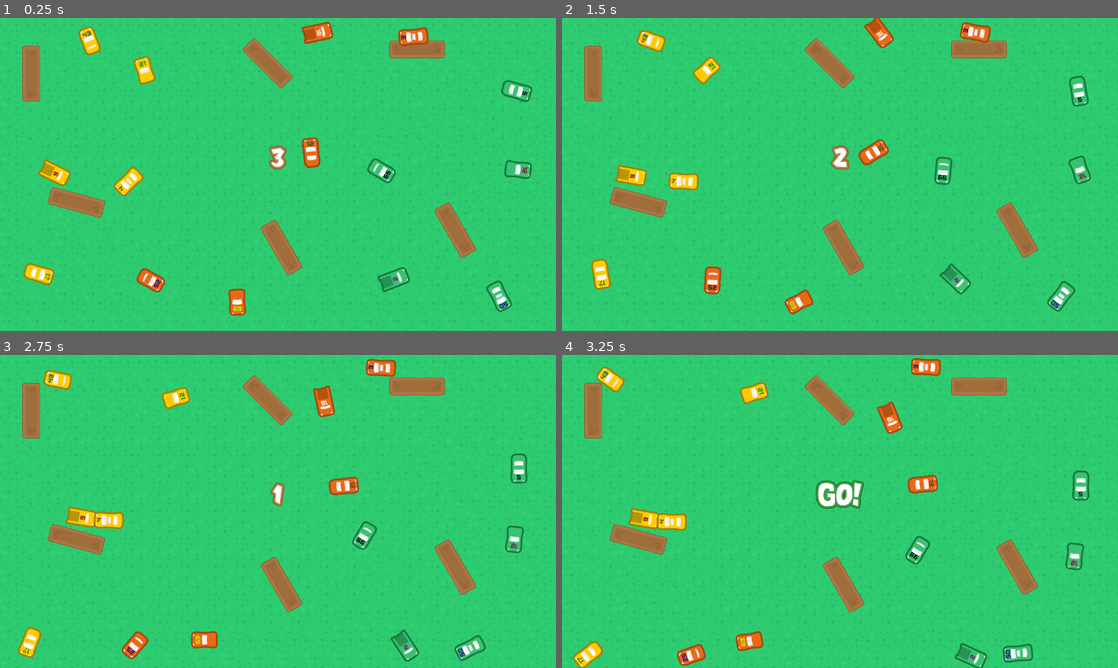
Above: before the commit, frames 1-4 (two rows, left to right).
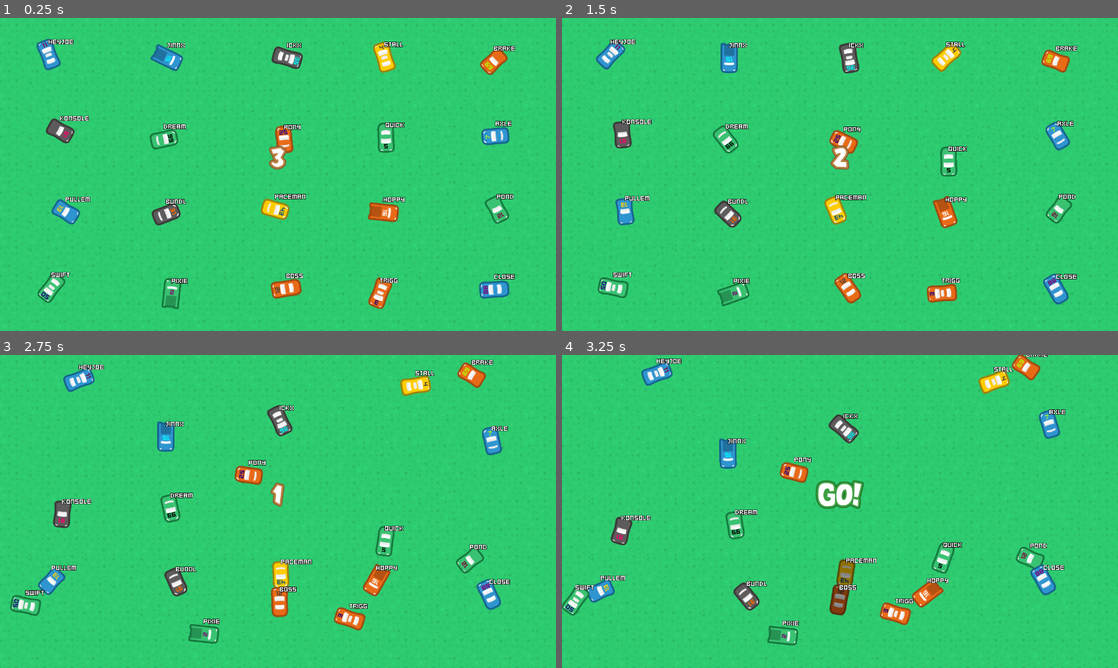
Above: after the commit, the same moments.

Repository: jawadhoot/knockoffmania
Game: Godot game, scene res://Arena.tscn
Same seed, same stepped clock (60 frames per second), same inputs: the game is played once before the commit and once after it.
Inputs:
- Up to frame 1 (0.25 s): no input
- Up to frame 2 (1.5 s): tap Enter at 0.5 s; tap Space (ui_select) at 0.77 s
- Up to frame 3 (2.75 s): tap Space (ui_select) at 1.52 s
- Up to frame 4 (3.25 s): tap Space (ui_select) at 3.02 s

The runs differ from the first frame. In frame 1, 13% of the frame differs, in the area x 4-96%, y 1-96%; in frame 2, 12%; in frame 3, 12%; in frame 4, 12%.

Commit message:
add screens

Diff:
--- a/Arena.gd
+++ b/Arena.gd
@@ -13,7 +13,8 @@
 	var Blob = load("res://Blob.tscn")
 	for i in range(Global.grid.size()):
 		var blob:RigidBody2D = Blob.instance()
-		blob.id = i
+		blob.id = Global.ids[i]
+		blob.label = Global.names[blob.id]
 		var grid = Global.grid[i]
 		blob.position = Vector2(rng.randi_range(grid[0],grid[1]),rng.randi_range(grid[2],grid[3]))
 		blob.rotation_degrees = rng.randi_range(-180,180)
--- a/Arena.tscn
+++ b/Arena.tscn
@@ -110,20 +110,22 @@
 "values": [ true, false, true, false, true, false, true, false ]
 }
 
-[sub_resource type="RectangleShape2D" id=4]
+[sub_resource type="RectangleShape2D" id=6]
 extents = Vector2( 640, 10 )
 
-[sub_resource type="RectangleShape2D" id=5]
+[sub_resource type="RectangleShape2D" id=7]
 extents = Vector2( 10, 380 )
 
 [node name="Arena" type="Node2D"]
 pause_mode = 2
 script = ExtResource( 2 )
+__meta__ = {
+"_edit_lock_": true
+}
 
 [node name="CanvasLayer" type="CanvasLayer" parent="."]
 
 [node name="Label" type="Label" parent="CanvasLayer"]
-visible = false
 margin_left = 232.0
 margin_right = 1054.0
 margin_bottom = 172.0
@@ -167,27 +169,33 @@
 tile_data = PoolIntArray( -1, 0, 0, -65536, 0, 1, -65535, 0, 1, -65534, 0, 1, -65533, 0, 1, -65532, 0, 1, -65531, 0, 1, …(6059 unchanged characters)…
 
 [node name="Block" parent="." instance=ExtResource( 1 )]
-position = Vector2( 72, 128 )
+visible = false
+position = Vector2( 316, 288 )
 rotation = -1.57079
 
 [node name="Block2" parent="." instance=ExtResource( 1 )]
-position = Vector2( 616, 104 )
+visible = false
+position = Vector2( 640, 218 )
 rotation = -5.49778
 
 [node name="Block3" parent="." instance=ExtResource( 1 )]
-position = Vector2( 1048, 488 )
+visible = false
+position = Vector2( 1012, 458 )
 rotation = -2.09439
 
 [node name="Block4" parent="." instance=ExtResource( 1 )]
-position = Vector2( 648, 528 )
+visible = false
+position = Vector2( 695, 466 )
 rotation = -2.09439
 
 [node name="Block5" parent="." instance=ExtResource( 1 )]
-position = Vector2( 176, 424 )
+visible = false
+position = Vector2( 232, 480 )
 rotation = 0.261799
 
 [node name="Block6" parent="." instance=ExtResource( 1 )]
-position = Vector2( 960, 72 )
+visible = false
+position = Vector2( 964, 232 )
 rotation = -3.14159
 
 [node name="YSort" type="YSort" parent="."]
--- a/Blob.gd
+++ b/Blob.gd
@@ -1,7 +1,9 @@
 extends RigidBody2D
 
 export(int) var id = 1
-export(int, 80, 100, 4) var health_points:int = 97
+export(String) var label = "Diver"
+
+export(int, 80, 100, 4) var health_points:int = 8
 export(int, 30, 40) var linear_speed = 80
 export(int, 60, 90) var angular_speed = 90
 
@@ -33,6 +35,8 @@
 var rng = RandomNumberGenerator.new()
 func _ready():
 	$Sprite.frame = id
+	$CanvasLayer/Label.text = label
+	$CanvasLayer/Label.set_position(position + Vector2(0,-40))
 	rng.randomize()
 	pass
 
@@ -41,11 +45,9 @@
 
 func _physics_process(delta):
 	state = get_next_step()
+	$CanvasLayer/Label.set_position(position + Vector2(0,-40))
 	#$AnimationPlayer.stop()
 	match(state):
-		DEAD:
-			pass
-
 		LOOK:
 			time_looking += delta
 			rotation_degrees += dir * angular_speed * delta
@@ -55,7 +57,7 @@
 		ATTACK:
 			$AnimationPlayer.play("attack")
 		DEAD:
-			set_process(false)
+			pass
 	pass
 
 func get_stats():
@@ -72,11 +74,9 @@
 	return dict
 
 func get_next_step():
-	cast_rays()
-
 	if state == DEAD:
 		return DEAD
-
+	cast_rays()
 	if enemyinrange:
 		return ATTACK
 
@@ -154,14 +154,6 @@
 			pass
 			#wallinsight = true
 
-	var areas = $HitBox.get_overlapping_areas()
-	for area in areas:
-		if area.name == "Weapon":
-			health_points -= 1
-			if health_points < 0:
-				queue_free()
-			break
-
 	var bodies = $Sense.get_overlapping_bodies()
 	for body in bodies:
 		if body != self:
@@ -170,3 +162,14 @@
 			else:
 				dir = -1
 			underattack = true
+
+
+func _on_Timer_timeout():
+	var areas = $HitBox.get_overlapping_areas()
+	for area in areas:
+		if area.name == "Weapon":
+			$AnimationPlayer.play("hurt")
+			health_points -= 1
+			if health_points <= 1:
+				queue_free()
+			break
--- a/Blob.tscn
+++ b/Blob.tscn
@@ -1,7 +1,8 @@
-[gd_scene load_steps=8 format=2]
+[gd_scene load_steps=12 format=2]
 
 [ext_resource path="res://assets/blobs.png" type="Texture" id=1]
 [ext_resource path="res://Blob.gd" type="Script" id=2]
+[ext_resource path="res://assets/Kenney Mini Square.ttf" type="DynamicFontData" id=3]
 
 [sub_resource type="PhysicsMaterial" id=1]
 friction = 0.0
@@ -9,6 +10,37 @@
 [sub_resource type="CapsuleShape2D" id=2]
 radius = 16.0
 height = 32.0
+
+[sub_resource type="Animation" id=8]
+resource_name = "dead"
+step = 0.5
+tracks/0/type = "value"
+tracks/0/path = NodePath("Sprite:frame")
+tracks/0/interp = 1
+tracks/0/loop_wrap = true
+tracks/0/imported = false
+tracks/0/enabled = true
+tracks/0/keys = {
+"times": PoolRealArray( 0, 0.5 ),
+"transitions": PoolRealArray( 1, 1 ),
+"update": 1,
+"values": [ 25, 26 ]
+}
+
+[sub_resource type="Animation" id=7]
+resource_name = "hurt"
+tracks/0/type = "value"
+tracks/0/path = NodePath("Sprite:modulate")
+tracks/0/interp = 1
+tracks/0/loop_wrap = true
+tracks/0/imported = false
+tracks/0/enabled = true
+tracks/0/keys = {
+"times": PoolRealArray( 0, 0.3, 0.6 ),
+"transitions": PoolRealArray( 1, 1, 1 ),
+"update": 0,
+"values": [ Color( 1, 1, 1, 1 ), Color( 0, 0, 0, 1 ), Color( 1, 1, 1, 1 ) ]
+}
 
 [sub_resource type="RectangleShape2D" id=3]
 extents = Vector2( 8, 16 )
@@ -19,6 +51,11 @@
 
 [sub_resource type="CircleShape2D" id=5]
 radius = 64.0
+
+[sub_resource type="DynamicFont" id=6]
+outline_size = 1
+outline_color = Color( 0, 0, 0, 1 )
+font_data = ExtResource( 3 )
 
 [node name="Blob" type="RigidBody2D"]
 pause_mode = 1
@@ -35,15 +72,17 @@
 [node name="Sprite" type="Sprite" parent="."]
 rotation = 1.5708
 texture = ExtResource( 1 )
-vframes = 5
+vframes = 6
 hframes = 5
-frame = 12
+frame = 25
 
 [node name="CollisionShape2D" type="CollisionShape2D" parent="."]
 rotation = 1.5708
 shape = SubResource( 2 )
 
 [node name="AnimationPlayer" type="AnimationPlayer" parent="."]
+anims/dead = SubResource( 8 )
+anims/hurt = SubResource( 7 )
 
 [node name="LCenter" type="RayCast2D" parent="."]
 enabled = true
@@ -84,3 +123,17 @@
 [node name="CollisionShape2D" type="CollisionShape2D" parent="Sense"]
 position = Vector2( 4, 0 )
 shape = SubResource( 5 )
+
+[node name="CanvasLayer" type="CanvasLayer" parent="."]
+
+[node name="Label" type="Label" parent="CanvasLayer"]
+margin_right = 40.0
+margin_bottom = 14.0
+custom_fonts/font = SubResource( 6 )
+__meta__ = {
+"_edit_use_anchors_": false
+}
+
+[node name="Timer" type="Timer" parent="."]
+autostart = true
+[connection signal="timeout" from="Timer" to="." method="_on_Timer_timeout"]
--- a/PutBets.tscn
+++ b/PutBets.tscn
@@ -1,228 +1,107 @@
-[gd_scene load_steps=2 format=2]
+[gd_scene load_steps=5 format=2]
 
-[ext_resource path="res://carbox.tscn" type="PackedScene" id=1]
+[ext_resource path="res://putbets.gd" type="Script" id=1]
+[ext_resource path="res://assets/bold_font16.tres" type="DynamicFont" id=2]
+[ext_resource path="res://assets/button_font.tres" type="DynamicFont" id=3]
+[ext_resource path="res://assets/bold_font24.tres" type="DynamicFont" id=4]
 
 [node name="Control" type="Control"]
 anchor_right = 1.0
 anchor_bottom = 1.0
+script = ExtResource( 1 )
+__meta__ = {
+"_edit_use_anchors_": false
+}
+
+[node name="DriverList" type="ItemList" parent="."]
+margin_top = 88.0
+margin_right = 666.0
+margin_bottom = 525.0
+custom_fonts/font = ExtResource( 4 )
+max_columns = 2
+same_column_width = true
+fixed_column_width = 300
+__meta__ = {
+"_edit_use_anchors_": false
+}
+
+[node name="SelectedList" type="Label" parent="."]
+margin_left = 28.0
+margin_top = 563.0
+margin_right = 640.0
+margin_bottom = 626.0
+custom_fonts/font = ExtResource( 4 )
+__meta__ = {
+"_edit_use_anchors_": false
+}
+
+[node name="BetList" type="ItemList" parent="."]
+margin_left = 666.0
+margin_top = 88.0
+margin_right = 1280.0
+margin_bottom = 635.0
+custom_fonts/font = ExtResource( 2 )
 __meta__ = {
 "_edit_use_anchors_": false
 }
 
 [node name="LineEdit" type="LineEdit" parent="."]
-visible = false
-margin_right = 58.0
-margin_bottom = 24.0
+anchor_right = 0.533
+anchor_bottom = 0.092
+margin_top = 635.0
+margin_right = -358.24
+margin_bottom = 664.76
+custom_fonts/font = ExtResource( 2 )
+max_length = 20
+placeholder_text = "Name"
 __meta__ = {
 "_edit_use_anchors_": false
 }
 
-[node name="PopupPanel" type="PopupPanel" parent="."]
-margin_right = 8.0
-margin_bottom = 8.0
-
-[node name="ItemList" type="ItemList" parent="."]
-margin_right = 1288.0
-margin_bottom = 496.0
+[node name="AddBet" type="Button" parent="."]
+margin_left = 324.0
+margin_top = 635.0
+margin_right = 666.0
+margin_bottom = 731.0
+custom_fonts/font = ExtResource( 3 )
+text = "Add Bet"
 __meta__ = {
 "_edit_use_anchors_": false
 }
 
-[node name="Control" parent="ItemList" instance=ExtResource( 1 )]
-margin_left = 72.0
-margin_top = 64.0
-margin_right = 192.0
-margin_bottom = 184.0
-
-[node name="Control2" parent="ItemList" instance=ExtResource( 1 )]
-margin_left = 656.0
-margin_top = 64.0
-margin_right = 776.0
-margin_bottom = 184.0
-
-[node name="Control3" parent="ItemList" instance=ExtResource( 1 )]
-margin_left = 222.0
-margin_top = 56.0
-margin_right = 342.0
-margin_bottom = 176.0
-
-[node name="Control4" parent="ItemList" instance=ExtResource( 1 )]
-margin_left = 360.0
-margin_top = 56.0
-margin_right = 480.0
-margin_bottom = 176.0
-
-[node name="Control5" parent="ItemList" instance=ExtResource( 1 )]
-margin_left = 832.0
-margin_top = 72.0
-margin_right = 952.0
-margin_bottom = 192.0
-
-[node name="Control6" parent="ItemList" instance=ExtResource( 1 )]
-margin_left = 56.0
-margin_top = 352.0
-margin_right = 176.0
-margin_bottom = 472.0
-
-[node name="Control7" parent="ItemList" instance=ExtResource( 1 )]
-margin_left = 490.0
-margin_top = 352.0
-margin_right = 610.0
-margin_bottom = 472.0
-
-[node name="Control8" parent="ItemList" instance=ExtResource( 1 )]
-margin_left = 192.0
-margin_top = 352.0
-margin_right = 312.0
-margin_bottom = 472.0
-
-[node name="Control9" parent="ItemList" instance=ExtResource( 1 )]
-margin_left = 520.0
-margin_top = 56.0
-margin_right = 640.0
-margin_bottom = 176.0
-
-[node name="Control10" parent="ItemList" instance=ExtResource( 1 )]
-margin_left = 370.0
-margin_top = 336.0
-margin_right = 490.0
-margin_bottom = 456.0
-
-[node name="Control11" parent="ItemList" instance=ExtResource( 1 )]
-margin_left = 1120.0
-margin_top = 80.0
-margin_right = 1240.0
-margin_bottom = 200.0
-
-[node name="Control12" parent="ItemList" instance=ExtResource( 1 )]
+[node name="Begin" type="Button" parent="."]
 margin_left = 666.0
-margin_top = 352.0
-margin_right = 786.0
-margin_bottom = 472.0
-
-[node name="Control13" parent="ItemList" instance=ExtResource( 1 )]
-margin_left = 1112.0
-margin_top = 352.0
-margin_right = 1232.0
-margin_bottom = 472.0
-
-[node name="Control14" parent="ItemList" instance=ExtResource( 1 )]
-margin_left = 816.0
-margin_top = 336.0
-margin_right = 936.0
-margin_bottom = 456.0
-
-[node name="Control15" parent="ItemList" instance=ExtResource( 1 )]
-margin_left = 984.0
-margin_top = 72.0
-margin_right = 1104.0
-margin_bottom = 192.0
-
-[node name="Control16" parent="ItemList" instance=ExtResource( 1 )]
-margin_left = 960.0
-margin_top = 344.0
-margin_right = 1080.0
-margin_bottom = 464.0
-
-[node name="ItemList2" type="ItemList" parent="."]
-margin_right = 1288.0
-margin_bottom = 496.0
+margin_top = 635.0
+margin_right = 1280.0
+margin_bottom = 731.0
+custom_fonts/font = ExtResource( 3 )
+text = "Begin"
 __meta__ = {
 "_edit_use_anchors_": false
 }
 
-[node name="Control" parent="ItemList2" instance=ExtResource( 1 )]
-margin_left = 72.0
-margin_top = 64.0
-margin_right = 192.0
-margin_bottom = 184.0
+[node name="Label" type="Label" parent="."]
+margin_right = 666.0
+margin_bottom = 88.0
+custom_fonts/font = ExtResource( 3 )
+text = "Driver List"
+align = 1
+valign = 1
+__meta__ = {
+"_edit_use_anchors_": false
+}
 
-[node name="Control2" parent="ItemList2" instance=ExtResource( 1 )]
-margin_left = 656.0
-margin_top = 64.0
-margin_right = 776.0
-margin_bottom = 184.0
-
-[node name="Control3" parent="ItemList2" instance=ExtResource( 1 )]
-margin_left = 222.0
-margin_top = 56.0
-margin_right = 342.0
-margin_bottom = 176.0
-
-[node name="Control4" parent="ItemList2" instance=ExtResource( 1 )]
-margin_left = 360.0
-margin_top = 56.0
-margin_right = 480.0
-margin_bottom = 176.0
-
-[node name="Control5" parent="ItemList2" instance=ExtResource( 1 )]
-margin_left = 832.0
-margin_top = 72.0
-margin_right = 952.0
-margin_bottom = 192.0
-
-[node name="Control6" parent="ItemList2" instance=ExtResource( 1 )]
-margin_left = 56.0
-margin_top = 352.0
-margin_right = 176.0
-margin_bottom = 472.0
-
-[node name="Control7" parent="ItemList2" instance=ExtResource( 1 )]
-margin_left = 490.0
-margin_top = 352.0
-margin_right = 610.0
-margin_bottom = 472.0
-
-[node name="Control8" parent="ItemList2" instance=ExtResource( 1 )]
-margin_left = 192.0
-margin_top = 352.0
-margin_right = 312.0
-margin_bottom = 472.0
-
-[node name="Control9" parent="ItemList2" instance=ExtResource( 1 )]
-margin_left = 520.0
-margin_top = 56.0
-margin_right = 640.0
-margin_bottom = 176.0
-
-[node name="Control10" parent="ItemList2" instance=ExtResource( 1 )]
-margin_left = 370.0
-margin_top = 336.0
-margin_right = 490.0
-margin_bottom = 456.0
-
-[node name="Control11" parent="ItemList2" instance=ExtResource( 1 )]
-margin_left = 1120.0
-margin_top = 80.0
-margin_right = 1240.0
-margin_bottom = 200.0
-
-[node name="Control12" parent="ItemList2" instance=ExtResource( 1 )]
+[node name="Label2" type="Label" parent="."]
 margin_left = 666.0
-margin_top = 352.0
-margin_right = 786.0
-margin_bottom = 472.0
-
-[node name="Control13" parent="ItemList2" instance=ExtResource( 1 )]
-margin_left = 1112.0
-margin_top = 352.0
-margin_right = 1232.0
-margin_bottom = 472.0
-
-[node name="Control14" parent="ItemList2" instance=ExtResource( 1 )]
-margin_left = 816.0
-margin_top = 336.0
-margin_right = 936.0
-margin_bottom = 456.0
-
-[node name="Control15" parent="ItemList2" instance=ExtResource( 1 )]
-margin_left = 984.0
-margin_top = 72.0
-margin_right = 1104.0
-margin_bottom = 192.0
-
-[node name="Control16" parent="ItemList2" instance=ExtResource( 1 )]
-margin_left = 960.0
-margin_top = 344.0
-margin_right = 1080.0
-margin_bottom = 464.0
+margin_right = 1280.0
+margin_bottom = 88.0
+custom_fonts/font = ExtResource( 3 )
+text = "Placed Bets"
+align = 1
+valign = 1
+__meta__ = {
+"_edit_use_anchors_": false
+}
+[connection signal="item_selected" from="DriverList" to="." method="_on_DriverList_item_selected"]
+[connection signal="nothing_selected" from="DriverList" to="." method="_on_DriverList_nothing_selected"]
+[connection signal="pressed" from="AddBet" to="." method="_on_AddBet_pressed"]
--- /dev/null
+++ b/SmallLabel.tscn
@@ -0,0 +1,10 @@
+[gd_scene load_steps=3 format=2]
+
+[ext_resource path="res://assets/Kenney Mini Square.ttf" type="DynamicFontData" id=1]
+
+[sub_resource type="DynamicFont" id=1]
+font_data = ExtResource( 1 )
+
+[node name="SmallLabel" type="Label"]
+margin_bottom = 20.0
+custom_fonts/font = SubResource( 1 )
--- a/assets/new_dynamicfont.tres
+++ b/assets/bold_font16.tres
@@ -1,6 +1,7 @@
 [gd_resource type="DynamicFont" load_steps=2 format=2]
 
-[ext_resource path="res://assets/Kenney Mini Square.ttf" type="DynamicFontData" id=1]
+[ext_resource path="res://assets/Kenney Bold.ttf" type="DynamicFontData" id=1]
 
 [resource]
+size = 12
 font_data = ExtResource( 1 )
--- /dev/null
+++ b/assets/bold_font24.tres
@@ -0,0 +1,9 @@
+[gd_resource type="DynamicFont" load_steps=2 format=2]
+
+[ext_resource path="res://assets/Kenney Bold.ttf" type="DynamicFontData" id=1]
+
+[resource]
+size = 24
+outline_size = 2
+outline_color = Color( 0.0235294, 0.0235294, 0.0235294, 1 )
+font_data = ExtResource( 1 )
--- /dev/null
+++ b/assets/button_font.tres
@@ -0,0 +1,7 @@
+[gd_resource type="DynamicFont" load_steps=2 format=2]
+
+[ext_resource path="res://assets/Kenney Space.ttf" type="DynamicFontData" id=1]
+
+[resource]
+size = 32
+font_data = ExtResource( 1 )
--- a/carbox.tscn
+++ /dev/null
@@ -1,46 +0,0 @@
-[gd_scene load_steps=5 format=2]
-
-[ext_resource path="res://assets/Kenney Blocks.ttf" type="DynamicFontData" id=1]
-[ext_resource path="res://assets/blobs.png" type="Texture" id=2]
-
-[sub_resource type="AtlasTexture" id=1]
-flags = 4
-atlas = ExtResource( 2 )
-region = Rect2( 0, 0, 40, 70 )
-
-[sub_resource type="DynamicFont" id=2]
-font_data = ExtResource( 1 )
-
-[node name="Control" type="Control"]
-margin_right = 120.0
-margin_bottom = 120.0
-__meta__ = {
-"_edit_use_anchors_": false
-}
-
-[node name="TextureRect" type="TextureRect" parent="."]
-anchor_left = 0.5
-anchor_right = 0.5
-margin_left = -20.0
-margin_top = 8.0
-margin_right = 20.0
-margin_bottom = 78.0
-texture = SubResource( 1 )
-__meta__ = {
-"_edit_use_anchors_": false
-}
-
-[node name="Label" type="Label" parent="."]
-anchor_left = 0.5
-anchor_top = 1.0
-anchor_right = 0.5
-anchor_bottom = 1.0
-margin_left = -50.0
-margin_top = -40.0
-margin_right = 50.0
-margin_bottom = -16.0
-custom_fonts/font = SubResource( 2 )
-text = "sPACEmaN"
-__meta__ = {
-"_edit_use_anchors_": false
-}
--- a/global.gd
+++ b/global.gd
@@ -7,7 +7,7 @@
 var x = 1280
 var y = 720
 var grid_x:int = 5
-var grid_y:int = 3
+var grid_y:int = 4
 var grid = []
 
 var names = [
@@ -20,21 +20,83 @@
 
 var ids = [0,1,2,3,4,5,6,7,8,9,10,11,12,13,14,15,16,17,18,19,20,21,22,23,24]
 
+var payout = {
+	"RANK" : 500,
+	"PODIUM3" : 100,
+	"PODIUM2" : 3,
+	"PODIUM1" : 1,
+	"KAPUT" : 0
+}
+
+var bets = {}
+var result = []
 #var rng = RandomNumberGenerator.new()
 func _ready():
+	init()
+
+enum {INIT,BET,DRAW,END}
+
+func init():
 	randomize()
 	ids.shuffle()
 	var w = x/grid_x
 	var h = y/grid_y
 
-	for i in range(grid_x):
-		for j in range(grid_y):
-			var arr = [i * w + 32, w * i + w - 32, j * h + 16, j * h + h  - 16]
-			grid.append(arr)
-	print(grid)
-	pass # Replace with function body.
+	for j in range(grid_y):
+		for i in range(grid_x):
+			var grid_arr = [i * w + 100, w * i + w - 100, j * h + 80, j * h + h  - 80]
+			grid.append(grid_arr)
 
+	print(ids.slice(0,grid.size()))
+	result = []
+	bets = {}
 
-# Called every frame. 'delta' is the elapsed time since the previous frame.
-#func _process(delta):
-#	pass
+func add_bet(name, bet) -> String:
+	var id = get_id()
+	while id in bet:
+		id = get_id()
+	var ne_bet = {
+		"id": id,
+		"name": name,
+		"bet" : bet
+	}
+	bets[id] = ne_bet
+	return id
+
+func get_status(result:Array,bet:Array):
+	var podium = result.slice(0,3)
+	var match_count = get_match(podium,bet)
+	if podium == bet:
+		return "RANK"
+	elif match_count == 3:
+		return "PODIUM3"
+	elif match_count == 2:
+		return "PODIUM2"
+	elif match_count == 1:
+		return "PODIUM1"
+	else:
+		return "KAPUT"
+
+func get_match(podium:Array, bet:Array):
+	var match_count = 0
+	for item in bet:
+		if item in podium:
+			match_count += 1
+	return match_count
+
+func get_results():
+	var final_table = []
+	for id in bets:
+		var bet = bets[id]
+		bet["status"] = get_status(result,bet["bet"])
+		bet["payout"] = payout[bet["status"]]
+		final_table.append(bet)
+	return final_table
+
+func get_id():
+	var max_id = 10
+	var id:PoolStringArray = []
+	for i in range(6):
+		var b = randi() % max_id
+		id.append(str(b))
+	return id.join("")
--- /dev/null
+++ b/putbets.gd
@@ -0,0 +1,46 @@
+extends Control
+
+
+# Declare member variables here. Examples:
+# var a = 2
+# var b = "text"
+var current_selected = []
+
+var SmallLabel = load("res://SmallLabel.tscn")
+# Called when the node enters the scene tree for the first time.
+func _ready():
+	for i in range(Global.grid.size()):
+		var index = Global.ids[i]
+		$DriverList.add_item(Global.names[index])
+	pass # Replace with function body.
+
+func _on_AddBet_pressed():
+	if $LineEdit.text == "":
+		return
+	if current_selected.size() == 0:
+		return
+
+	var id = Global.add_bet($LineEdit.text, current_selected)
+	var text = $LineEdit.text + "  " + id + " + " + $SelectedList.text
+	$BetList.add_item(text)
+	current_selected = []
+	$SelectedList.text = ""
+	$LineEdit.text = ""
+	pass # Replace with function body.
+
+func _on_DriverList_item_selected(index):
+	var id = Global.ids[index]
+	if current_selected.size() == 3:
+		return
+	current_selected.append(id)
+	var text = ""
+	print(current_selected)
+	for i in range(current_selected.size()):
+		text += str(i + 1) + "  " + Global.names[current_selected[i]] + "   "
+	$SelectedList.text = text
+	pass # Replace with function body.
+
+func _on_DriverList_nothing_selected():
+	current_selected = []
+	$SelectedList.text = ""
+	pass # Replace with function body.
--- /dev/null
+++ b/results.tscn
@@ -0,0 +1,38 @@
+[gd_scene load_steps=2 format=2]
+
+[ext_resource path="res://assets/button_font.tres" type="DynamicFont" id=1]
+
+[node name="Control" type="Control"]
+anchor_right = 1.0
+anchor_bottom = 1.0
+__meta__ = {
+"_edit_use_anchors_": false
+}
+
+[node name="ItemList" type="ItemList" parent="."]
+margin_right = 1280.0
+margin_bottom = 632.0
+__meta__ = {
+"_edit_use_anchors_": false
+}
+
+[node name="Quit" type="Button" parent="."]
+margin_top = 627.0
+margin_right = 640.0
+margin_bottom = 720.0
+custom_fonts/font = ExtResource( 1 )
+text = "Quit"
+__meta__ = {
+"_edit_use_anchors_": false
+}
+
+[node name="NextRound" type="Button" parent="."]
+margin_left = 640.0
+margin_top = 627.0
+margin_right = 1280.0
+margin_bottom = 720.0
+custom_fonts/font = ExtResource( 1 )
+text = "Next Round"
+__meta__ = {
+"_edit_use_anchors_": false
+}
Not shown: 4 places in Arena.tscn that only renumber resources
Binary file removed: assets/Kenney Blocks.ttf
Binary file changed: assets/blobs.png
